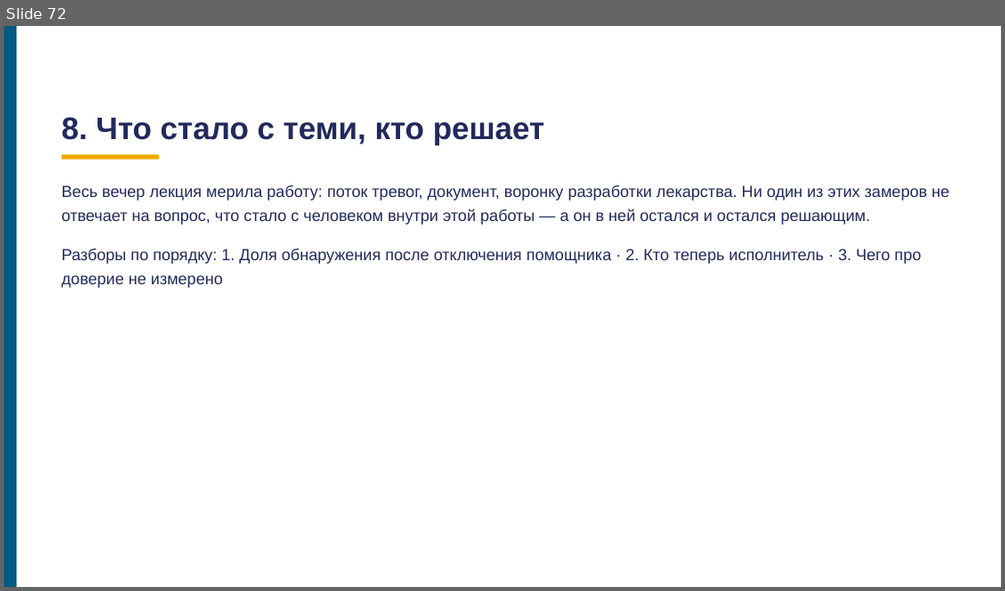
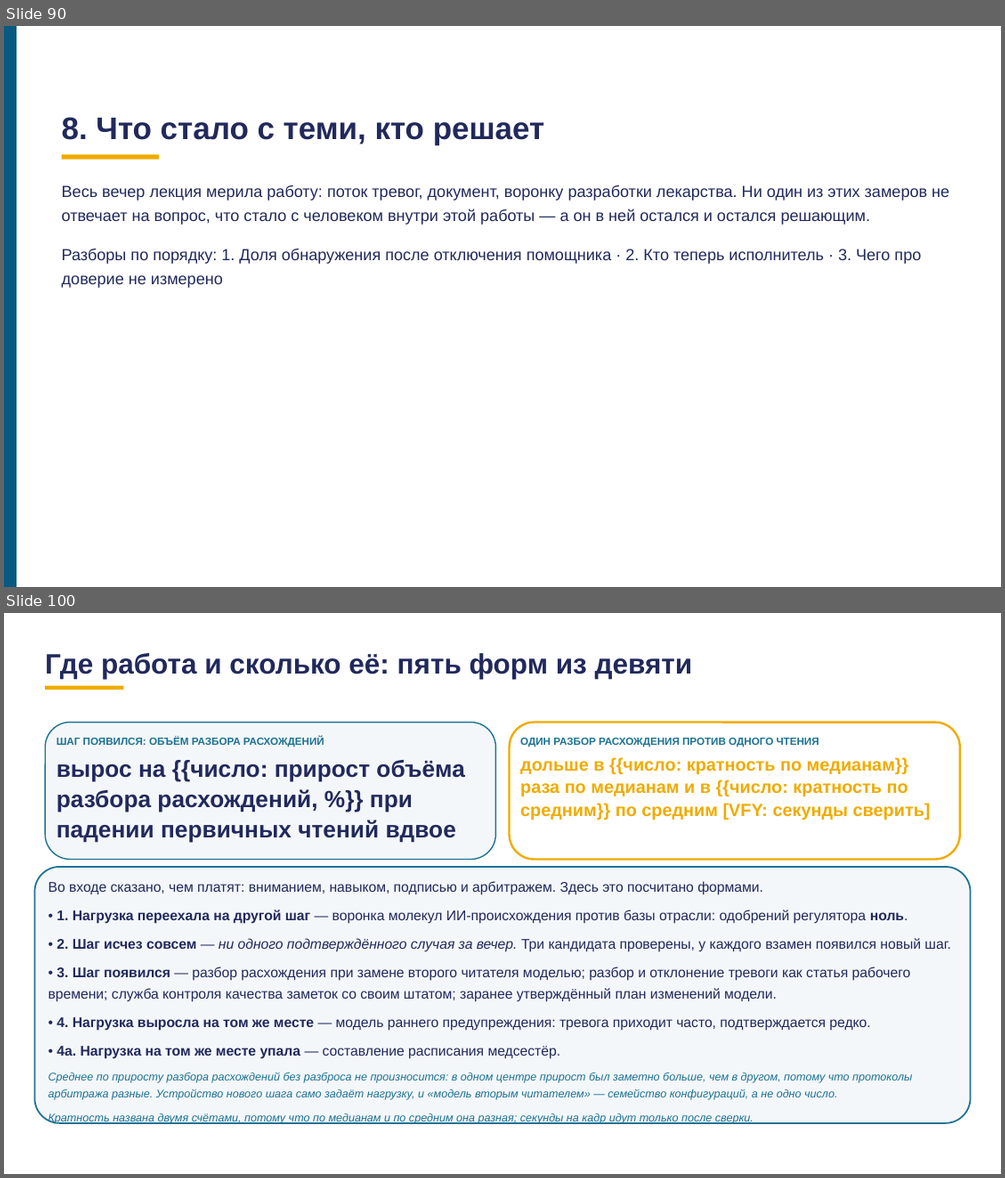
Before and after one commit to tellina-study/AI-usage-lessons, a slide deck: library/lectures/lec-07/rework/deck/lec-07-karkas.pptx. Shown one above the other, each under a label of ours: slide 72 before the commit, slides 90 and 100 after it; the slides between them are not shown. The pictures are 1005x591 and 1005x1178 pixels, drawn with LibreOffice and Linux fonts; fonts in the diff are those of the drawing. Boxes give left, top, right and bottom in pixels: in the first picture for what was removed or moved away, otherwise in the second. Text is boxed around its words. In the diff, an @@ line names an element or a change of style, - is before the commit and + after.

```diff
--- a/library/lectures/lec-07/rework/deck/lec-07-karkas.pptx
+++ b/library/lectures/lec-07/rework/deck/lec-07-karkas.pptx
@@ slide 100 added at [4, 613, 1001, 1174], background #FFFFFF @@
@@ text added at [45, 653, 693, 679], 27 pt, text #21295C, bold @@
+Где работа и сколько её: пять форм из девяти
@@ rectangle added at [45, 686, 123, 690], fill #F0AB00 @@
@@ rounded rectangle added at [45, 722, 496, 859], fill #F4F7FA, outline #1C7293 1.2 pt @@
@@ text added at [57, 737, 324, 747], 10 pt, text #1C7293, bold @@
+ШАГ ПОЯВИЛСЯ: ОБЪЁМ РАЗБОРА РАСХОЖДЕНИЙ
@@ rounded rectangle added at [510, 722, 961, 859], fill #FFFFFF, outline #F0AB00 2 pt @@
@@ text added at [520, 738, 819, 747], 10 pt, text #1C7293, bold @@
+ОДИН РАЗБОР РАСХОЖДЕНИЯ ПРОТИВ ОДНОГО ЧТЕНИЯ
@@ text added at [57, 760, 464, 842], 22.5 pt, text #21295C, bold @@
+вырос на {{число: прирост объёма разбора расхождений, %}} при падении первичных чтений вдвое
@@ text added at [520, 757, 930, 819], 17 pt, text #F0AB00, bold @@
+дольше в {{число: кратность по медианам}} раза по медианам и в {{число: кратность по средним}} по средним [VFY: секунды сверить]
@@ rounded rectangle added at [34, 867, 971, 1123], fill #F4F7FA, outline #1C7293 1.5 pt @@
@@ text added at [48, 881, 950, 1124], 13.5 pt, text #21295C @@
+Во входе сказано, чем платят: вниманием, навыком, подписью и арбитражем. Здесь это посчитано формами.
+• 1. Нагрузка переехала на другой шаг — воронка молекул ИИ-происхождения против базы отрасли: одобрений регулятора ноль.
+• 2. Шаг исчез совсем — ни одного подтверждённого случая за вечер. Три кандидата проверены, у каждого взамен появился новый шаг.
+• 3. Шаг появился — разбор расхождения при замене второго читателя моделью; разбор и отклонение тревоги как статья рабочего времени; служба контроля качества заметок со своим штатом; заранее утверждённый план изменений модели.
+• 4. Нагрузка выросла на том же месте — модель раннего предупреждения: тревога приходит часто, подтверждается редко.
+• 4а. Нагрузка на том же месте упала — составление расписания медсестёр.
+Среднее по приросту разбора расхождений без разброса не произносится: в одном центре прирост был заметно больше, чем в другом, потому что протоколы арбитража разные. Устройство нового шага само задаёт нагрузку, и «модель вторым читателем» — семейство конфигураций, а не одно число.
+Кратность названа двумя счётами, потому что по медианам и по средним она разная; секунды на кадр идут только после сверки.
@@ what was slide 72 is now slide 90 @@
```
Also in this commit, not shown: 70 slides changed, 31 other slides added, 2 slides removed, 35 other files.
